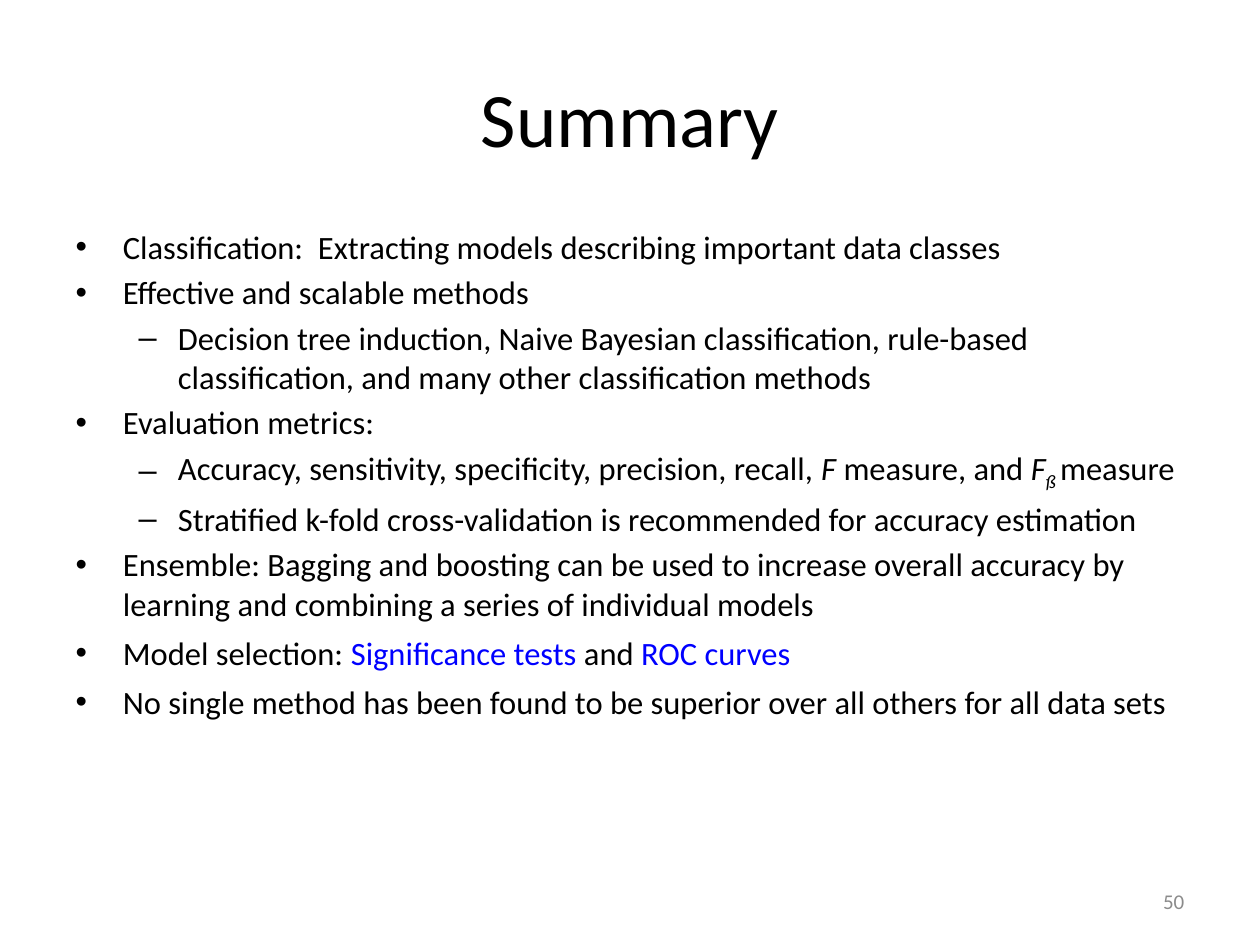
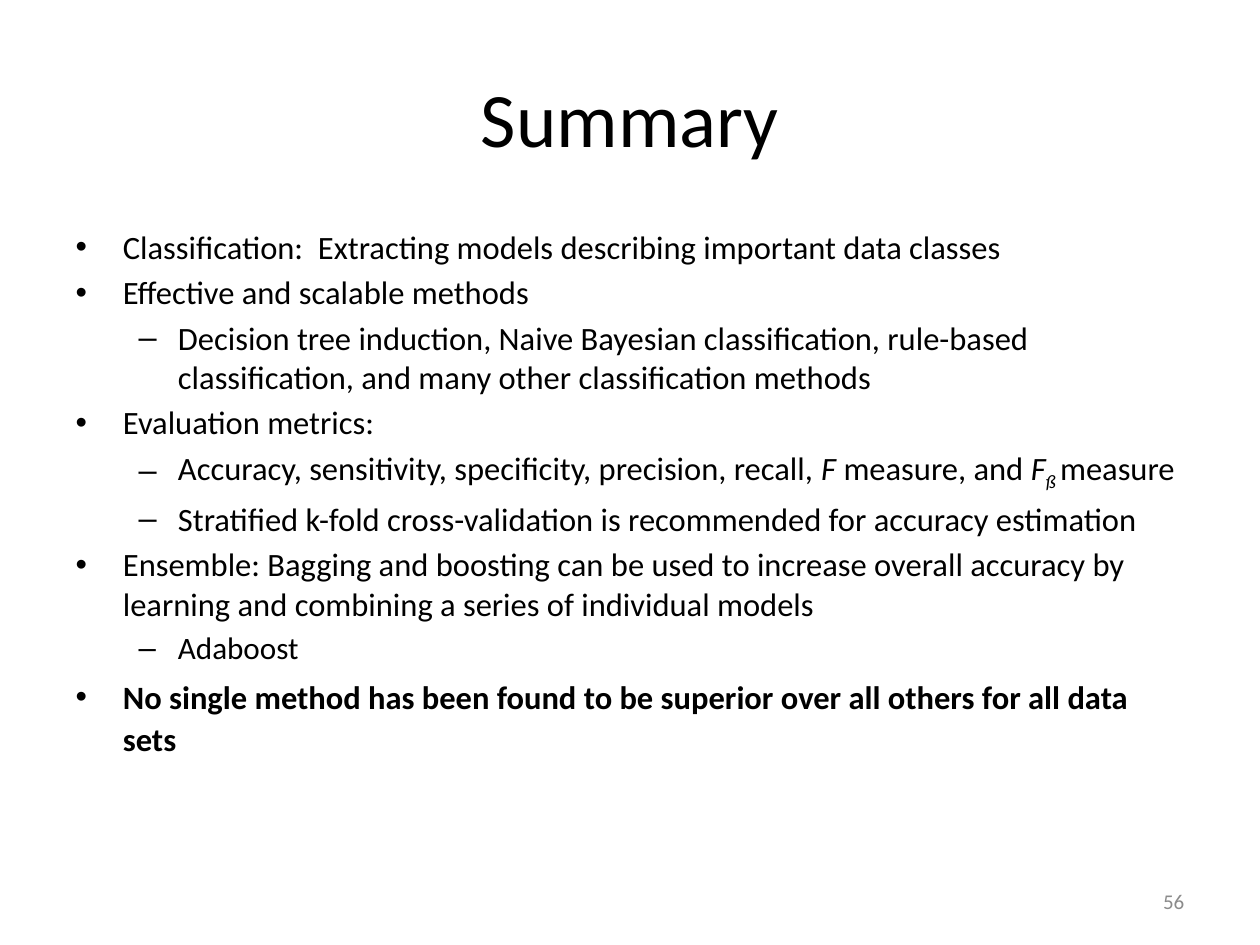
Before and after one commit to mjiang89/mjiang89.github.io, a slide deck: slide 56 of teaching/CS412Summer17-Chapter8.pptx (slide 50 before the commit). Drawn at 1260x945 pixels with LibreOffice and Linux fonts; fonts in the diff are those of the drawing. Boxes give left, top, right and bottom in pixels: in the first picture for what was removed or moved away, otherwise in the second. Text is boxed around its words. In the diff, an @@ line names an element or a change of style, - is before the commit and + after.

```diff
--- a/teaching/CS412Summer17-Chapter8.pptx
+++ b/teaching/CS412Summer17-Chapter8.pptx
@@ text at (178, 637, 299, 660): text changed; size 18.6 to 17.8 pt; text colour #0000FF to #000000 @@
-• Model selection: Significance tests and ROC curves
+  – Adaboost
@@ text at (123, 686, 1128, 752): bold on in "No single method has been found to ..." @@
@@ page number at (1163, 895, 1184, 909): text changed @@
-50
+56
```
Also in this commit, not shown: 22 other slides changed, 6 slides added, 2 other files.
